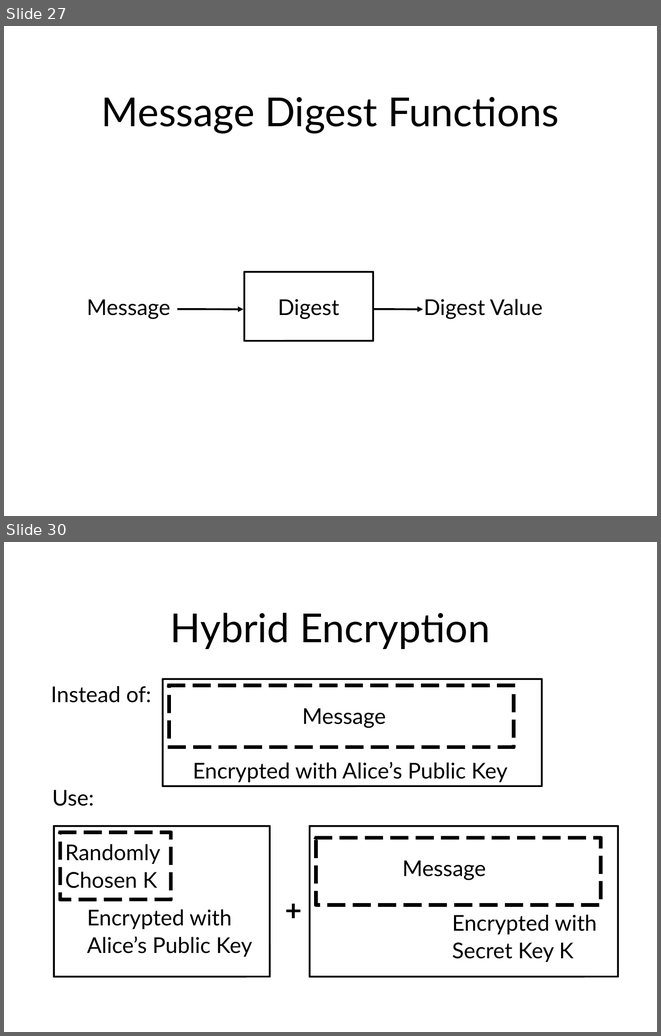
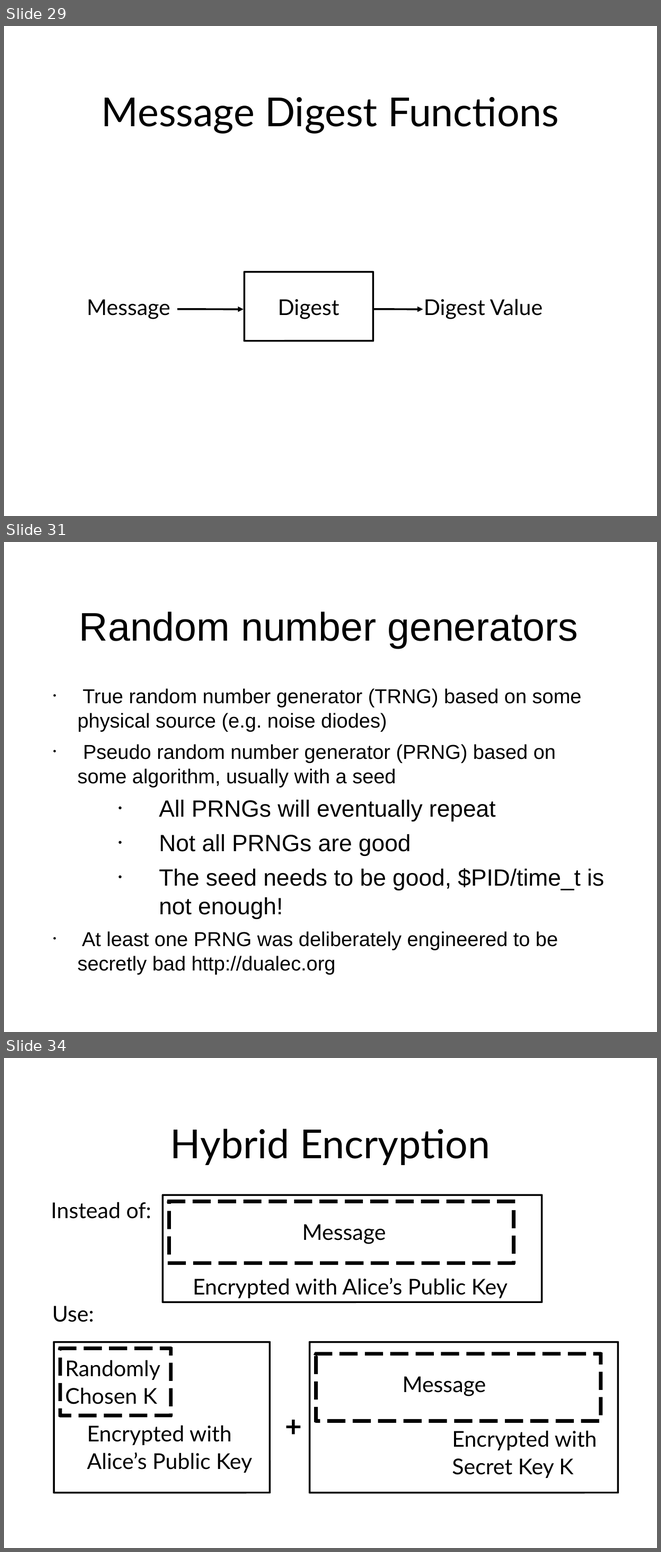
Before and after one commit to sftcd/cs7053, a slide deck: 2016lectures/03-crypto.ppt. Shown one above the other, each under a label of ours: slides 27 and 30 before the commit, slides 29, 31 and 34 after it; the slides between them are not shown. The pictures are 661x1036 and 661x1552 pixels, drawn with LibreOffice and Linux fonts; fonts in the diff are those of the drawing. Boxes give left, top, right and bottom in pixels: in the first picture for what was removed or moved away, otherwise in the second. Text is boxed around its words. In the diff, an @@ line names an element or a change of style, - is before the commit and + after.

```diff
--- a/2016lectures/03-crypto.ppt
+++ b/2016lectures/03-crypto.ppt
@@ slide 31 added at (4,542,657,1032), background #FFFFFF @@
@@ title added at (79,611,578,648), 44 pt, text #000000 @@
+Random number generators
@@ text added at (78,688,604,974), 22.2 pt, text #000000 @@
+• True random number generator (TRNG) based on some physical source (e.g. noise diodes)
+• Pseudo random number generator (PRNG) based on some algorithm, usually with a seed
+  • All PRNGs will eventually repeat
+  • Not all PRNGs are good
+  • The seed needs to be good, $PID/time_t is not enough!
+• At least one PRNG was deliberately engineered to be secretly bad http://dualec.org
@@ what was slide 27 is now slide 29 @@
@@ what was slide 30 is now slide 34 @@
```
Also in this commit, not shown: 60 slides changed, 3 other slides added, 2 other files.
